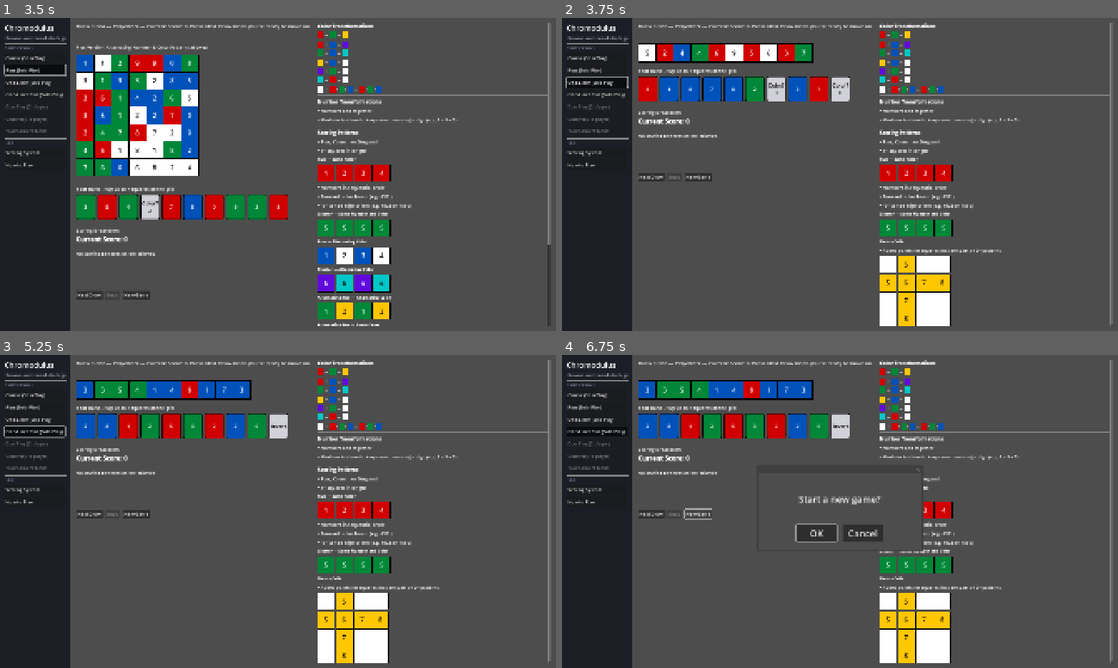
Above: before the commit, frames 1-4 (two rows, left to right).
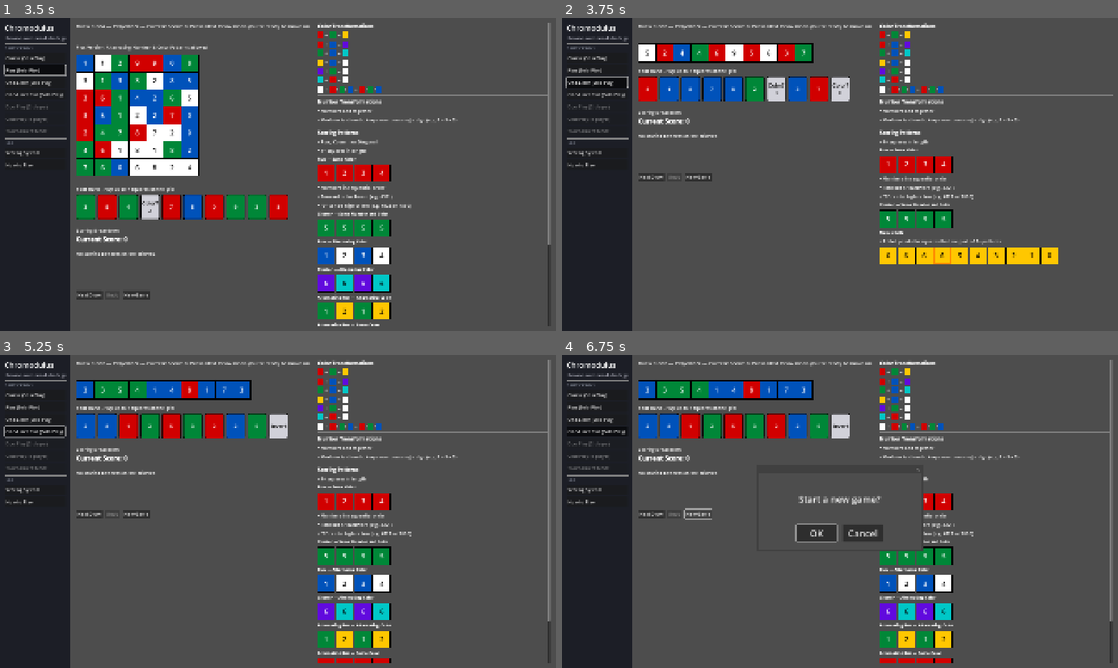
Above: after the commit, the same moments.

Repository: nadamcnada/chromodulus
Game: Godot game, scene res://scenes/Main.tscn
Same seed, same stepped clock (60 frames per second), same inputs: the game is played once before the commit and once after it.
Inputs:
- Up to frame 1 (3.5 s): click "Classic (Solo Play)" at 0.5 s; click "Classic (Solo Play)" at 1.25 s; click "Plus (Solo Play)" at 2 s; click "Plus (Solo Play)" at 2.75 s
- Up to frame 2 (3.75 s): click "One-Liner (Solo Play)" at 3.5 s
- Up to frame 3 (5.25 s): click "One-Liner (Solo Play)" at 4.25 s; click "One-Liner Plus (Solo Play)" at 5 s
- Up to frame 4 (6.75 s): click "One-Liner Plus (Solo Play)" at 5.75 s; click "New Game" at 6.5 s

Frame 1 is identical in both runs. In frame 2, 6.7% of the frame differs, in the area x 57-100%, y 1-99%; in frame 3, 5.6%; in frame 4, 4.8%.

Commit message:
Tailor the reference panel for One-Liner and One-Liner Plus
Drop the "Row, Column or Diagonal" bullet under Scoring Patterns for
both One-Liner rulesets, since they're played on a single row. Extend
the Plus-only Alternating Numbers/Colors pattern examples to also show
for One-Liner Plus (same patterns apply). Replace the Nexus Cells
graphic with a single-row example for each: One-Liner's descending run
overlapping a cluster (6,6,6,6,5,4,3,2,1,0, all yellow, one shared
Nexus cell), and One-Liner Plus's four overlapping alternating patterns
(matching the scoring examples from the One-Liner Plus request, six
shared Nexus cells). Classic/Plus keep the existing 4x4 row+column
mockup unchanged.

Diff:
--- a/scripts/ui/game_view.gd
+++ b/scripts/ui/game_view.gd
@@ -231,7 +231,8 @@
 
 	content.add_child(HSeparator.new())
 	content.add_child(_rich_title("Scoring Patterns"))
-	content.add_child(_bullet("Row, Column or Diagonal"))
+	if not ruleset in ["ONE_LINER", "ONE_LINER_PLUS"]:
+		content.add_child(_bullet("Row, Column or Diagonal"))
 	content.add_child(_bullet("4+ squares in length"))
 
 	content.add_child(_rich_subtitle("Run — Same Color"))
@@ -249,7 +250,7 @@
 		{"color": "G", "number": 5}, {"color": "G", "number": 5},
 	]))
 
-	if ruleset == "PLUS":
+	if ruleset in ["PLUS", "ONE_LINER_PLUS"]:
 		content.add_child(_rich_subtitle("Run — Alternating Color"))
 		content.add_child(_example_row([
 			{"color": "B", "number": 1}, {"color": "W", "number": 2},
@@ -276,7 +277,21 @@
 
 	content.add_child(_rich_subtitle("Nexus Cells"))
 	content.add_child(_bullet("Added points for squares that are part of 2+ patterns"))
-	content.add_child(_build_nexus_example())
+	match ruleset:
+		"ONE_LINER":
+			content.add_child(_build_one_row_nexus_example(
+				["Y", "Y", "Y", "Y", "Y", "Y", "Y", "Y", "Y", "Y"],
+				[6, 6, 6, 6, 5, 4, 3, 2, 1, 0],
+				[3],
+			))
+		"ONE_LINER_PLUS":
+			content.add_child(_build_one_row_nexus_example(
+				["R", "Y", "R", "Y", "R", "Y", "R", "Y", "R", "Y"],
+				[1, 2, 1, 2, 3, 4, 3, 4, 5, 6],
+				[2, 3, 4, 5, 6, 7],
+			))
+		_:
+			content.add_child(_build_nexus_example())
 
 	return outer
 
@@ -384,6 +399,22 @@
 	return grid
 
 
+## A single 10-cell row illustrating two overlapping One-Liner patterns;
+## cells at [param nexus_indices] are outlined orange as the shared Nexus
+## cell(s).
+func _build_one_row_nexus_example(colors: Array, numbers: Array, nexus_indices: Array) -> Control:
+	var row := HBoxContainer.new()
+	row.add_theme_constant_override("separation", 2)
+	for i in range(colors.size()):
+		var cell := CellView.new()
+		row.add_child(cell)
+		cell.custom_minimum_size = Vector2(34, 34)
+		cell.disabled = true
+		cell.mouse_filter = Control.MOUSE_FILTER_IGNORE
+		cell.set_data(colors[i], numbers[i], nexus_indices.has(i))
+	return row
+
+
 # ---------------------------------------------------------------------------
 # Interaction
 # ---------------------------------------------------------------------------
